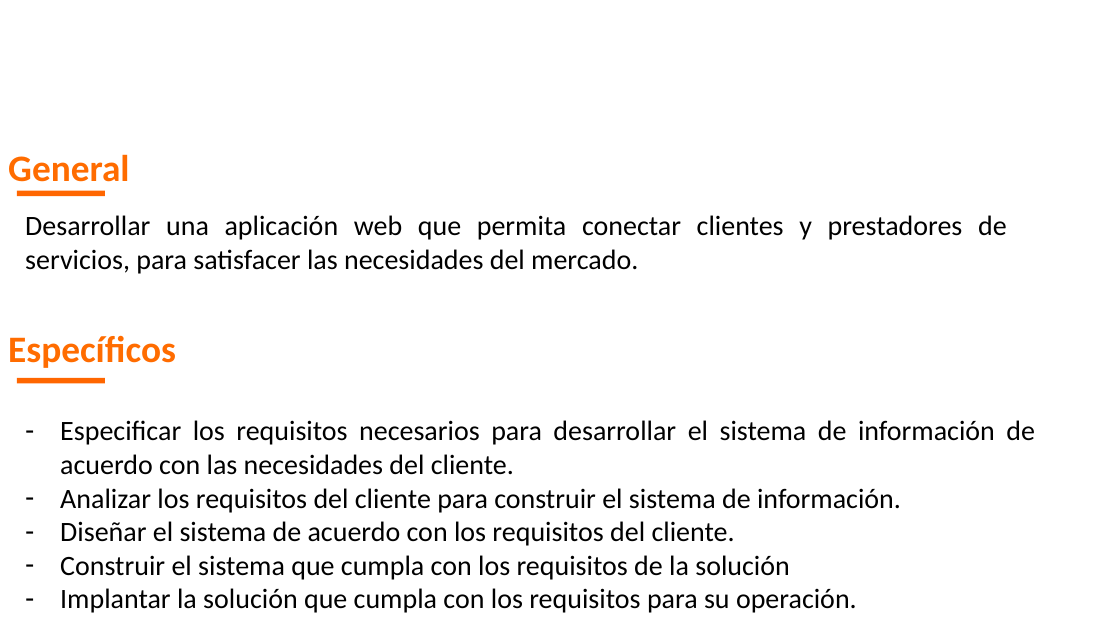
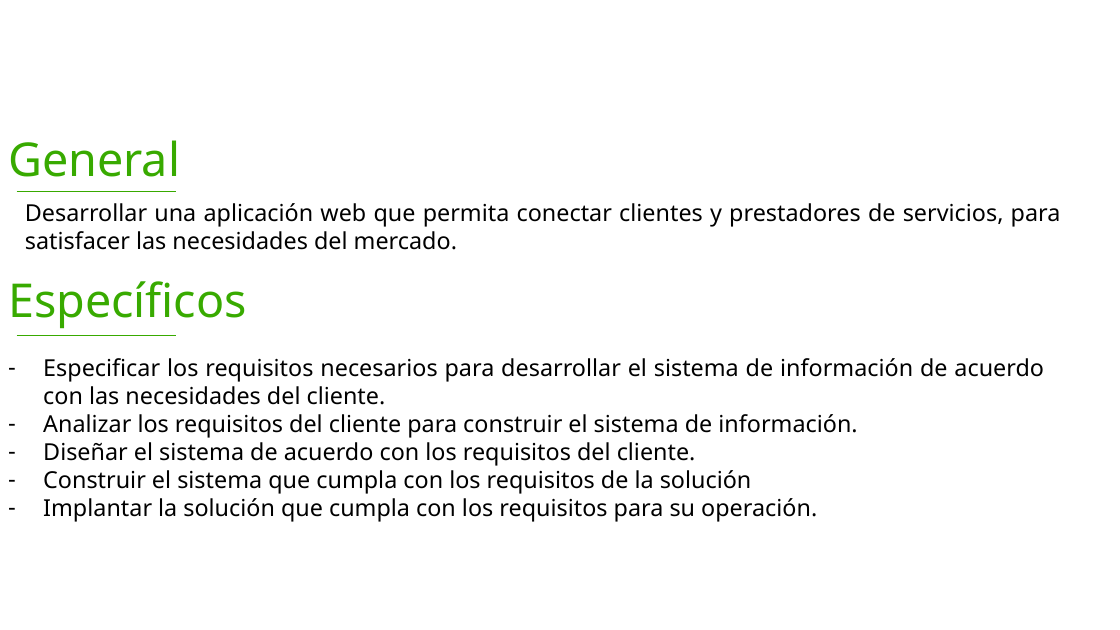
Before and after one commit to yeseniaquejada/SERVICE_MARKET, a slide deck: slide 6 of PROYECTO FORMATIVO.pptx. Drawn at 1120x630 pixels with LibreOffice and Linux fonts; fonts in the diff are those of the drawing; background and template pictures are left out. Boxes give left, top, right and bottom in pixels: in the first picture for what was removed or moved away, otherwise in the second. Text is boxed around its words. In the diff, an @@ line names an element or a change of style, - is before the commit and + after.

```diff
--- a/PROYECTO FORMATIVO.pptx
+++ b/PROYECTO FORMATIVO.pptx
@@ text "General": place and size @@
-text "General" at (8,154,129,191)
+text "General" at (8,140,180,177)
@@ text "General" at (8,140,180,177): size 32 to 40 pt, font Calibri to Noto Sans, text colour #FF6C00 to #38AA00, bold off; line spacing 1 to 0.9 @@
@@ text "Desarrollar una aplicación web que ...": place and size @@
-text "Desarrollar una aplicación web que ..." at (25,215,1007,274)
+text "Desarrollar una aplicación web que ..." at (25,203,1061,250)
@@ text "Desarrollar una aplicación web que ..." at (25,203,1061,250): size 24 to 20 pt, font Calibri to Noto Sans @@
@@ rectangle removed at (17,191,105,197) @@
@@ line added from (17, 192) to (176, 192), #38AA00 0.5 pt @@
@@ text "Específicos" at (8,281,246,329): size 32 to 40 pt, font Calibri to Noto Sans, text colour #FF6C00 to #38AA00, bold off; line spacing 1 to 0.9 @@
@@ text "Específicos": place and size @@
-text "Específicos" at (8,335,176,368)
+text "Específicos" at (8,281,246,329)
@@ text "Especificar los requisitos necesarios para ..." at (43,358,1044,522): size 24 to 20 pt, font Calibri to Noto Sans @@
@@ text "Especificar los requisitos necesarios para ...": place and size @@
-text "Especificar los requisitos necesarios para ..." at (60,420,1035,613)
+text "Especificar los requisitos necesarios para ..." at (43,358,1044,522)
@@ line added from (17, 335) to (176, 335), #38AA00 0.5 pt @@
@@ rectangle removed at (17,378,105,384) @@
```
Also in this commit, not shown: 26 other slides changed, 2 slides added, 3 slides removed, 6 other files.
